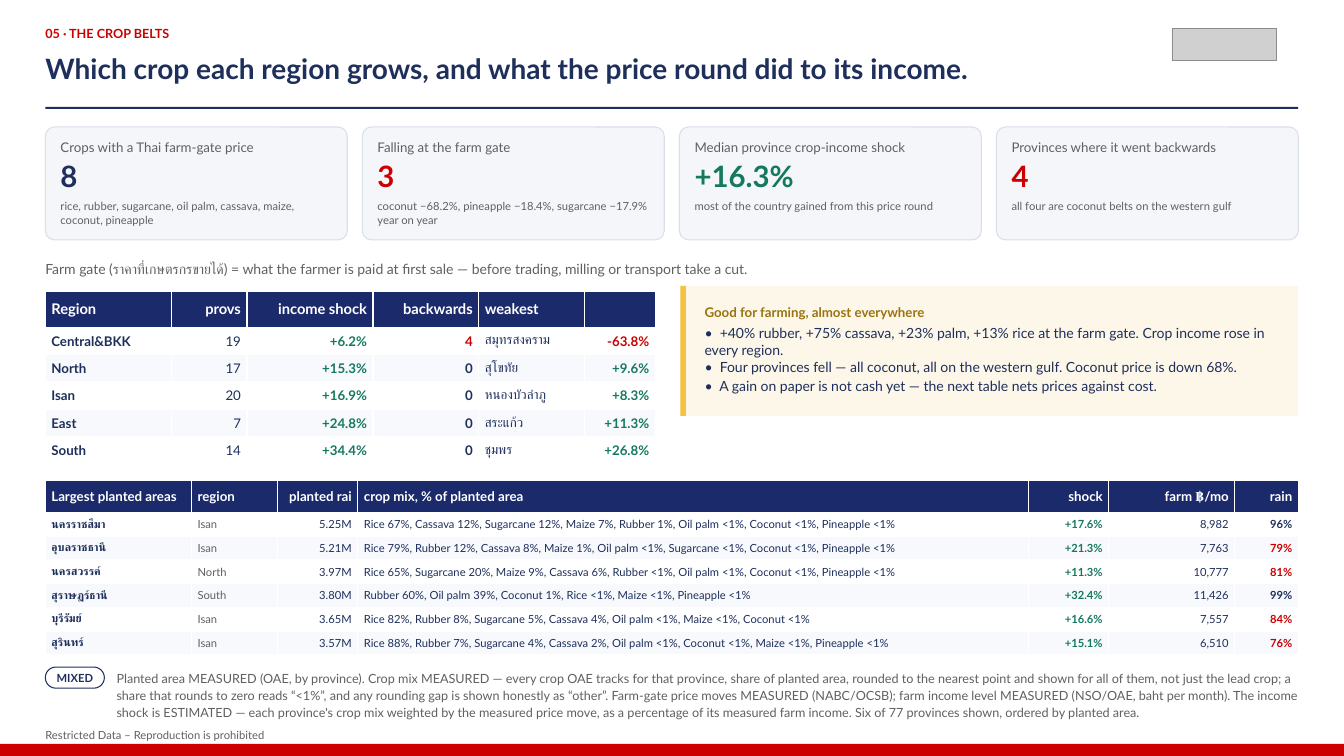
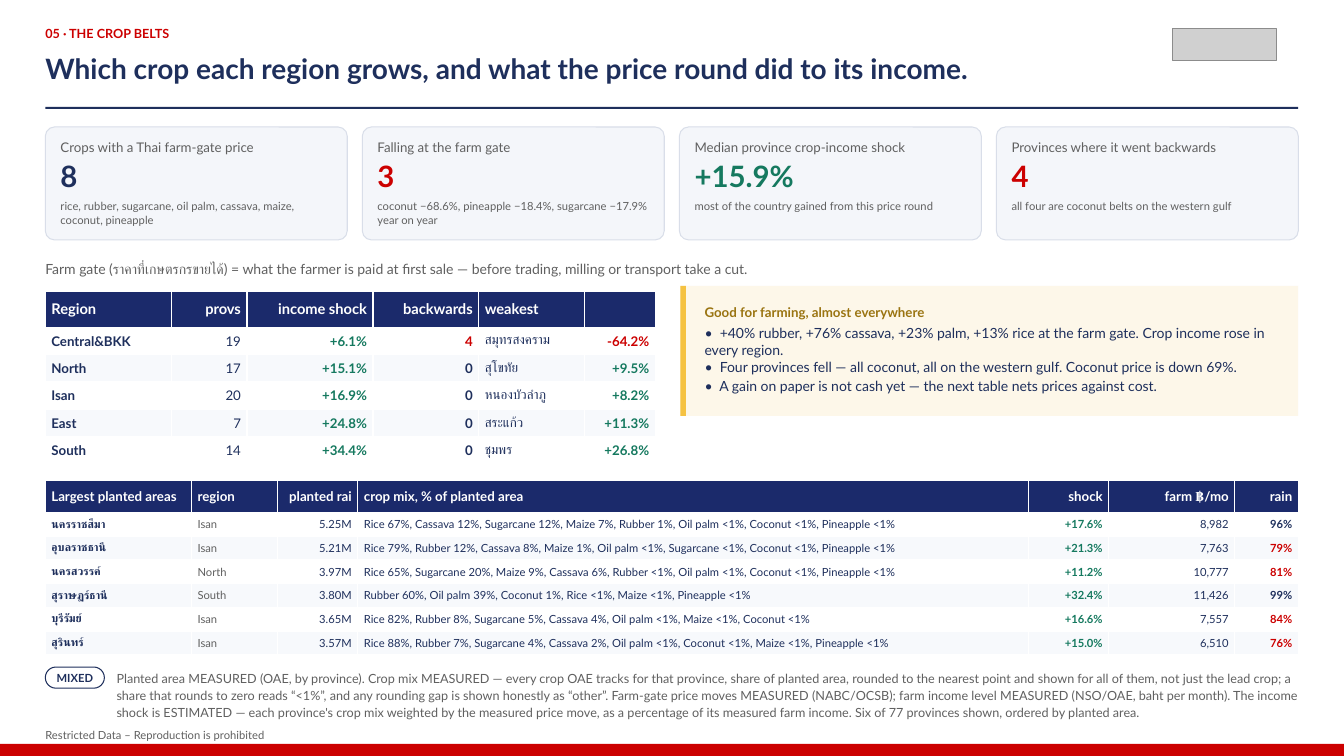
Before and after one commit to kaustavb2101/competitive-intel, a slide deck: slide 7 of docs/decks/mcom-2026-08-05-macro.pptx. Drawn at 1344x756 pixels with LibreOffice and Linux fonts; fonts in the diff are those of the drawing; grey boxes stand for pictures. Boxes give left, top, right and bottom in pixels: in the first picture for what was removed or moved away, otherwise in the second. Text is boxed around its words. In the diff, an @@ line names an element or a change of style, - is before the commit and + after.

```diff
--- a/docs/decks/mcom-2026-08-05-macro.pptx
+++ b/docs/decks/mcom-2026-08-05-macro.pptx
@@ text at bbox=[695, 165, 794, 188]: text changed @@
-+16.3%
++15.9%
@@ text at bbox=[377, 202, 648, 226]: text changed @@
-coconut −68.2%, pineapple −18.4%, sugarcane −17.9% year on year
+coconut −68.6%, pineapple −18.4%, sugarcane −17.9% year on year
@@ table at bbox=[45, 291, 655, 465] @@
-row 2, column 3: +6.2%
+row 2, column 3: +6.1%
-row 2, column 6: -63.8%
+row 2, column 6: -64.2%
-row 3, column 3: +15.3%
+row 3, column 3: +15.1%
-row 3, column 6: +9.6%
+row 3, column 6: +9.5%
-row 4, column 6: +8.3%
+row 4, column 6: +8.2%
@@ text at bbox=[705, 327, 1265, 394]: text changed @@
-• +40% rubber, +75% cassava, +23% palm, +13% rice at the farm gate. Crop income rose in every region.
-• Four provinces fell — all coconut, all on the western gulf. Coconut price is down 68%.
-• A gain on paper is not cash yet — the next table nets prices against cost.
+• +40% rubber, +76% cassava, +23% palm, +13% rice at the farm gate. Crop income rose in every region.
+• Four provinces fell — all coconut, all on the western gulf. Coconut price is down 69%.
+• A gain on paper is not cash yet — the next table nets prices against cost.
@@ table at bbox=[45, 481, 1299, 655] @@
-row 4, column 5: +11.3%
+row 4, column 5: +11.2%
-row 7, column 5: +15.1%
+row 7, column 5: +15.0%
```
Also in this commit, not shown: 6 other slides changed, 1 other file.
